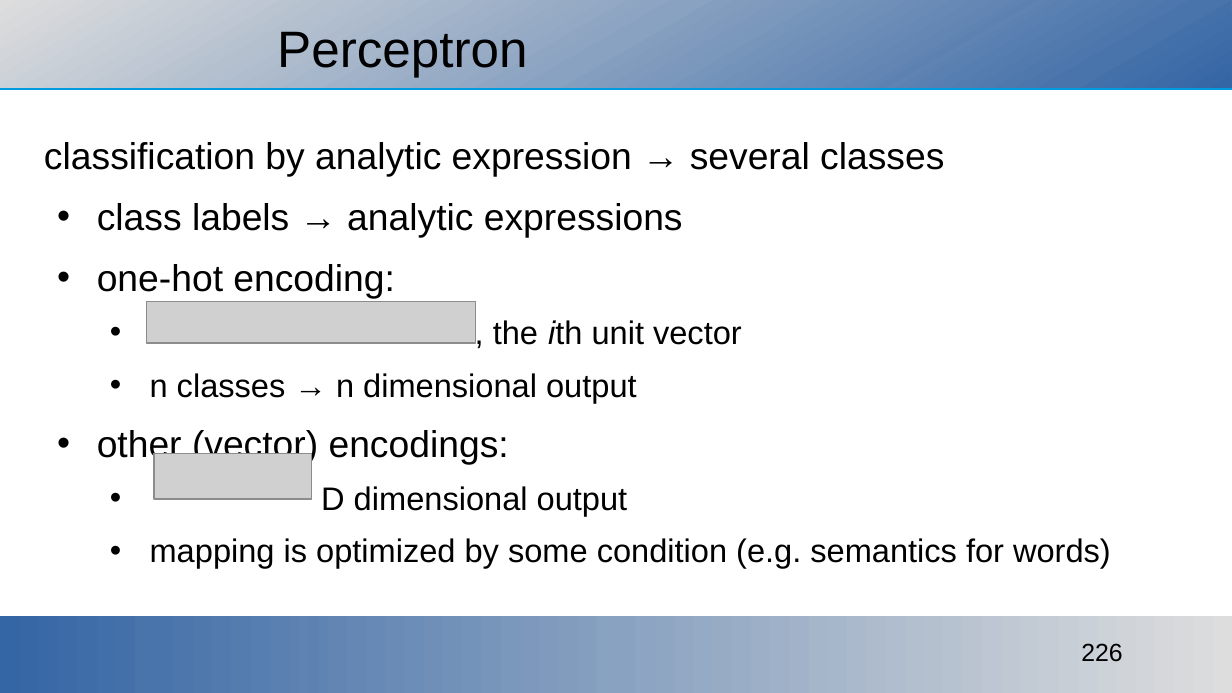
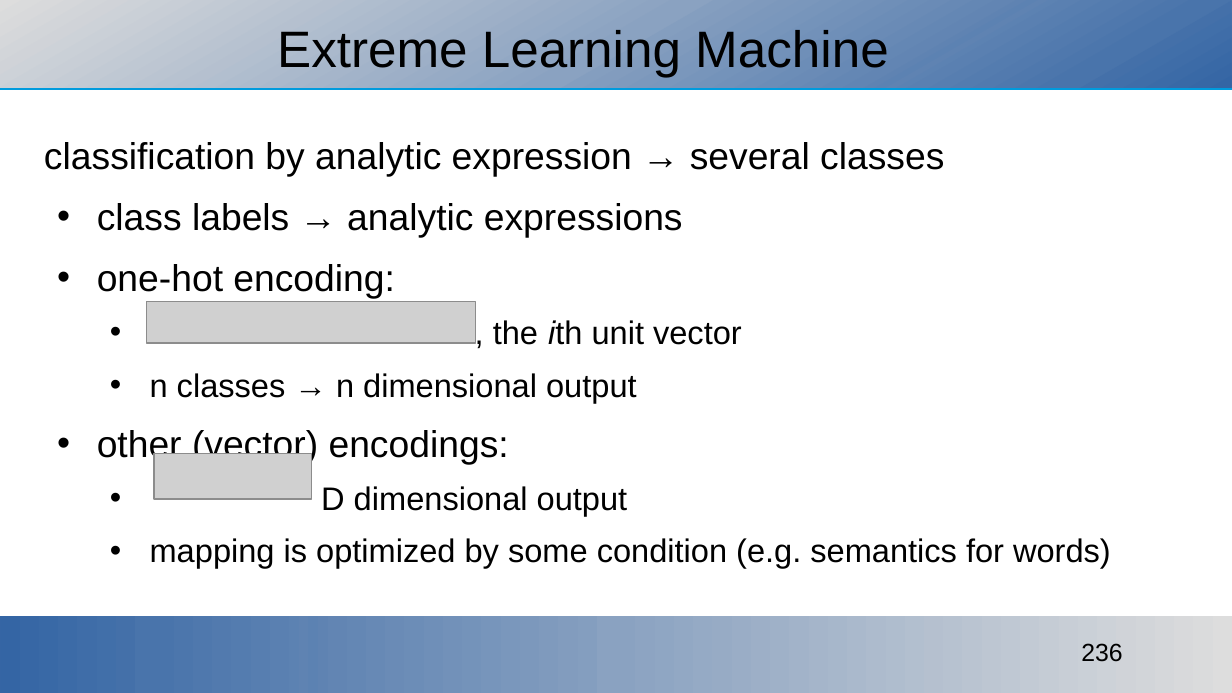
Before and after one commit to ajakovac/ML-in-Practice-I, a slide deck: slide 236 of ML in practice.odp (slide 226 before the commit). Drawn at 1232x693 pixels with LibreOffice and Linux fonts; fonts in the diff are those of the drawing; grey boxes stand for pictures; background and template pictures are left out. Boxes give left, top, right and bottom in pixels: in the first picture for what was removed or moved away, otherwise in the second. Text is boxed around its words. In the diff, an @@ line names an element or a change of style, - is before the commit and + after.

```diff
--- a/ML in practice.odp
+++ b/ML in practice.odp
@@ title at bbox=[277, 30, 889, 77]: text changed @@
-Perceptron
+Extreme Learning Machine
@@ page number at bbox=[1081, 643, 1122, 662]: text changed @@
-226
+236
```
Also in this commit, not shown: 6 other slides changed, 1 other file.
